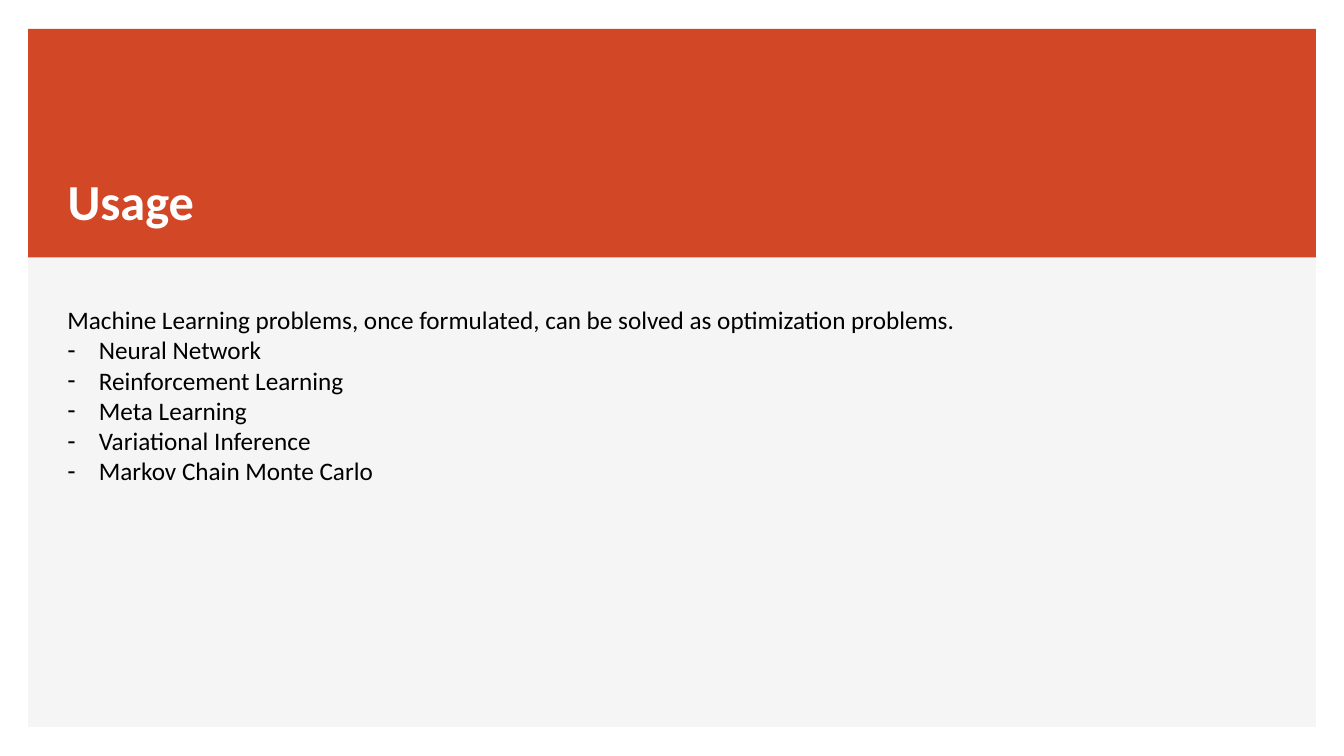
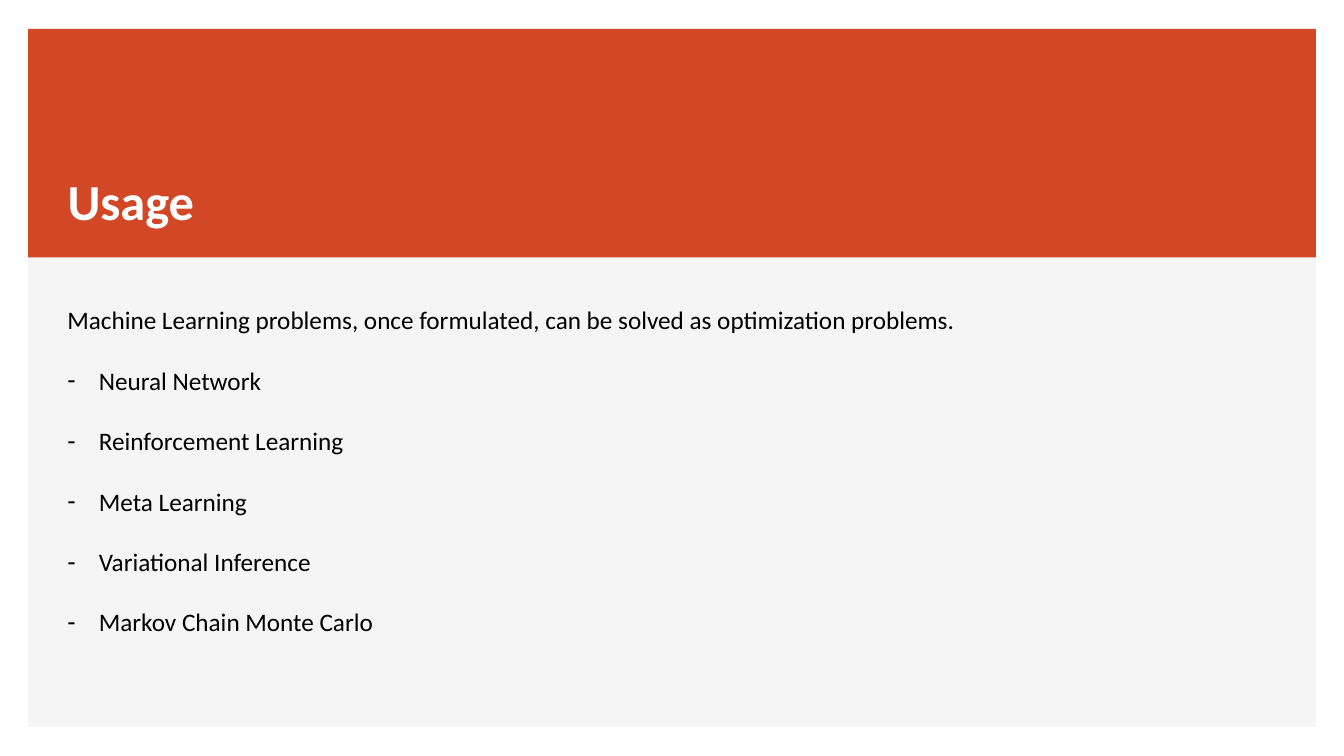
Before and after one commit to JiadaoZ22/ECE662, a slide deck: slide 2 of presentation/submission2_optimization.pptx. Drawn at 1344x756 pixels with LibreOffice and Linux fonts; fonts in the diff are those of the drawing. Boxes give left, top, right and bottom in pixels: in the first picture for what was removed or moved away, otherwise in the second. Text is boxed around its words. In the diff, an @@ line names an element or a change of style, - is before the commit and + after.

```diff
--- a/presentation/submission2_optimization.pptx
+++ b/presentation/submission2_optimization.pptx
@@ text "Machine Learning problems, once formulated, ..." rewrapped from (67,311,954,480) to (67,311,954,631) @@
```
Also in this commit, not shown: 4 other slides changed, 2 slides added.
